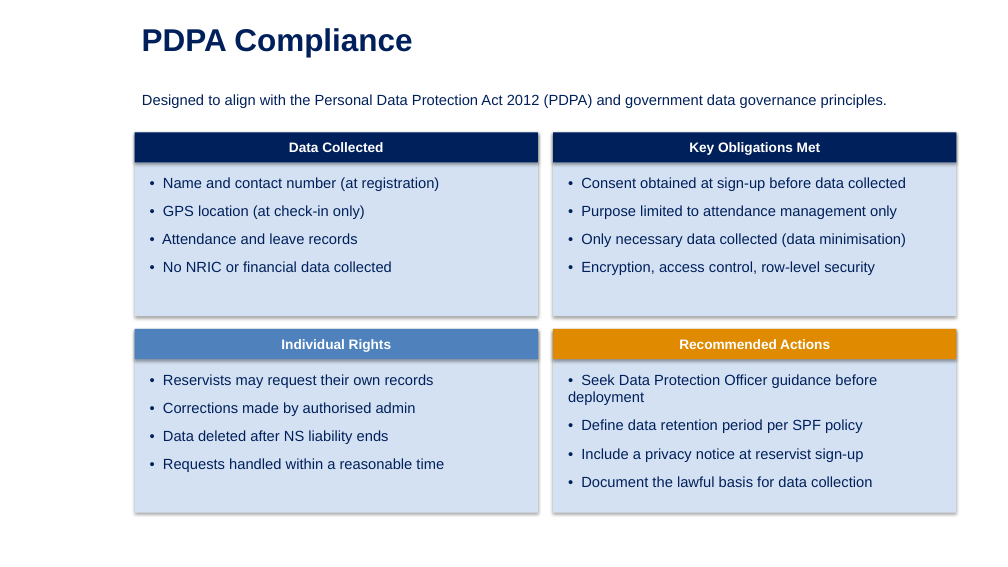
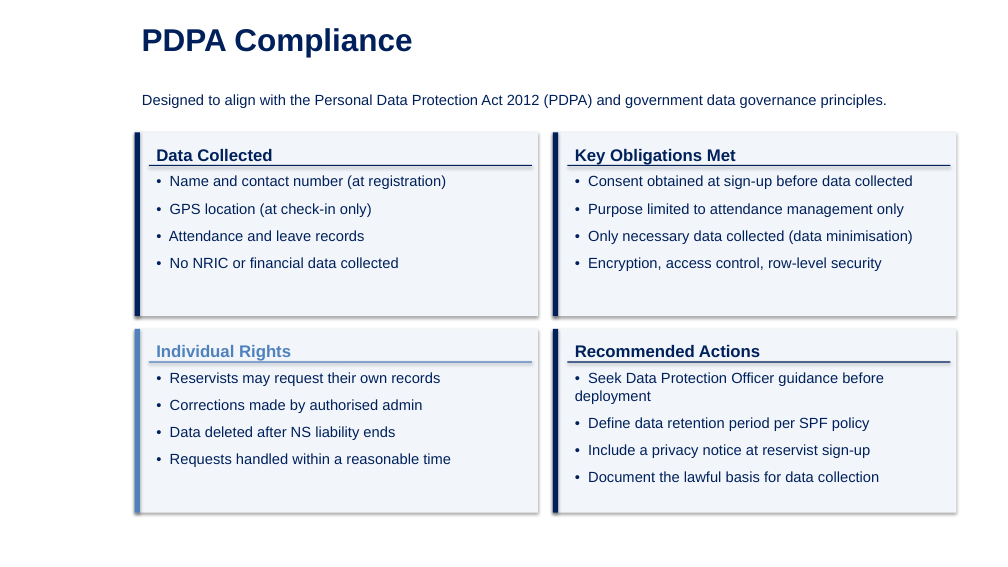
Before and after one commit to GOHSUNJIN/reservist, a slide deck: slide 16 of OpsTracker.pptx (slide 9 before the commit). Drawn at 1008x567 pixels with LibreOffice and Linux fonts; fonts in the diff are those of the drawing; background and template pictures are left out. Boxes give left, top, right and bottom in pixels: in the first picture for what was removed or moved away, otherwise in the second. Text is boxed around its words. In the diff, an @@ line names an element or a change of style, - is before the commit and + after.

```diff
--- a/OpsTracker.pptx
+++ b/OpsTracker.pptx
@@ rectangle added at [135, 132, 140, 316], fill #00205B @@
@@ text "Data Collected" at [156, 149, 272, 161]: size 13 to 16 pt, text colour #FFFFFF to #00205B; alignment centre to left; more space between paragraphs; vertical alignment middle to top; fill #00205B to none; shadow off @@
@@ text "Data Collected": place and size @@
-text "Data Collected" at [135, 132, 538, 163]
+text "Data Collected" at [156, 149, 272, 161]
@@ rectangle added at [554, 132, 559, 316], fill #00205B @@
@@ text "Key Obligations Met": place and size @@
-text "Key Obligations Met" at [554, 132, 957, 163]
+text "Key Obligations Met" at [575, 149, 736, 165]
@@ text "Key Obligations Met" at [575, 149, 736, 165]: size 13 to 16 pt, text colour #FFFFFF to #00205B; alignment centre to left; more space between paragraphs; vertical alignment middle to top; fill #00205B to none; shadow off @@
@@ less space between paragraphs in 4 elements at [575, 372, 884, 482], [588, 175, 913, 271], [170, 372, 451, 467], [169, 175, 446, 268] @@
@@ text "• Name and contact number ...": place and size @@
-text "• Name and contact number ..." at [162, 177, 440, 272]
+text "• Name and contact number ..." at [169, 175, 446, 268]
@@ rectangle added at [149, 165, 532, 166], fill #00205B @@
@@ rectangle added at [567, 165, 951, 166], fill #00205B @@
@@ rectangle added at [135, 329, 140, 513], fill #4F81BD @@
@@ fill #D4E1F2 to #F2F6FB in 4 elements at [135, 132, 538, 316], [135, 329, 538, 513], [554, 132, 957, 316], [554, 329, 957, 513] @@
@@ rectangle added at [554, 329, 559, 513], fill #00205B @@
@@ text "Individual Rights": place and size @@
-text "Individual Rights" at [135, 329, 538, 359]
+text "Individual Rights" at [156, 345, 291, 361]
@@ text "Individual Rights" at [156, 345, 291, 361]: size 13 to 16 pt, text colour #FFFFFF to #4F81BD; alignment centre to left; more space between paragraphs; vertical alignment middle to top; fill #4F81BD to none; shadow off @@
@@ text "Recommended Actions": place and size @@
-text "Recommended Actions" at [554, 329, 957, 359]
+text "Recommended Actions" at [575, 345, 760, 357]
@@ text "Recommended Actions" at [575, 345, 760, 357]: size 13 to 16 pt, text colour #FFFFFF to #00205B; alignment centre to left; more space between paragraphs; vertical alignment middle to top; fill #E08A00 to none; shadow off @@
@@ text "• Reservists may request their ...": place and size @@
-text "• Reservists may request their ..." at [163, 374, 444, 472]
+text "• Reservists may request their ..." at [170, 372, 451, 467]
@@ rectangle added at [149, 361, 532, 363], fill #4F81BD @@
@@ rectangle added at [567, 361, 951, 363], fill #00205B @@
```
Also in this commit, not shown: 12 other slides changed, 10 slides added, 2 slides removed, 20 other files.
